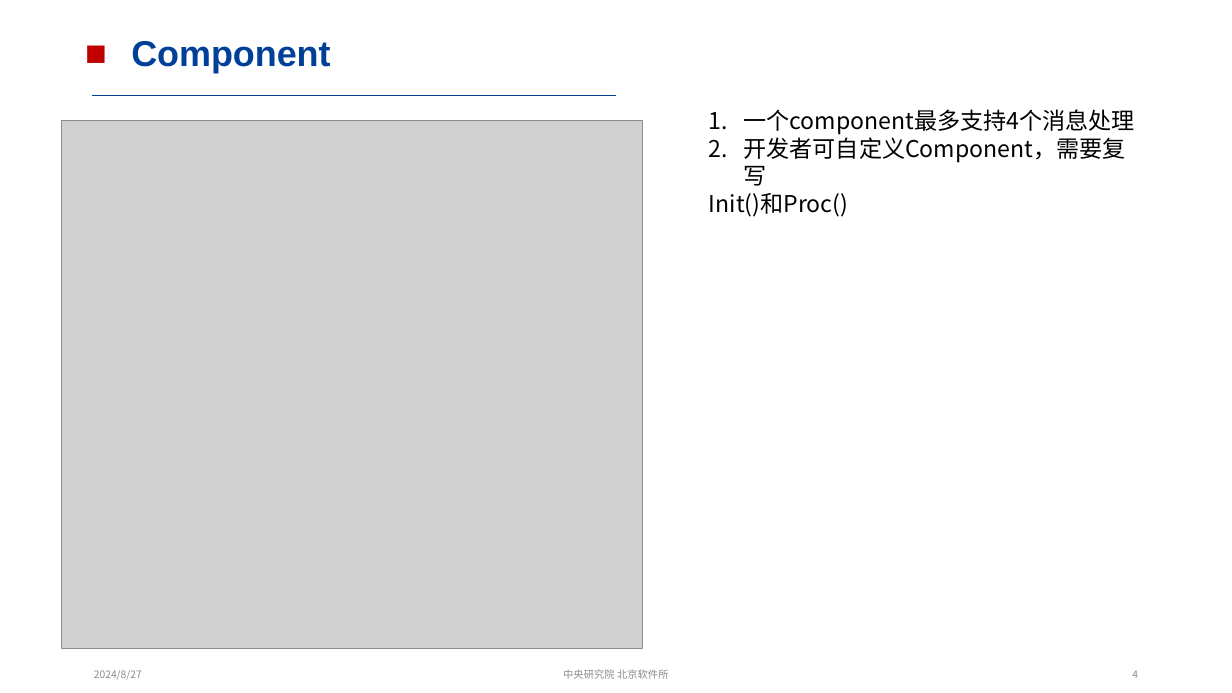
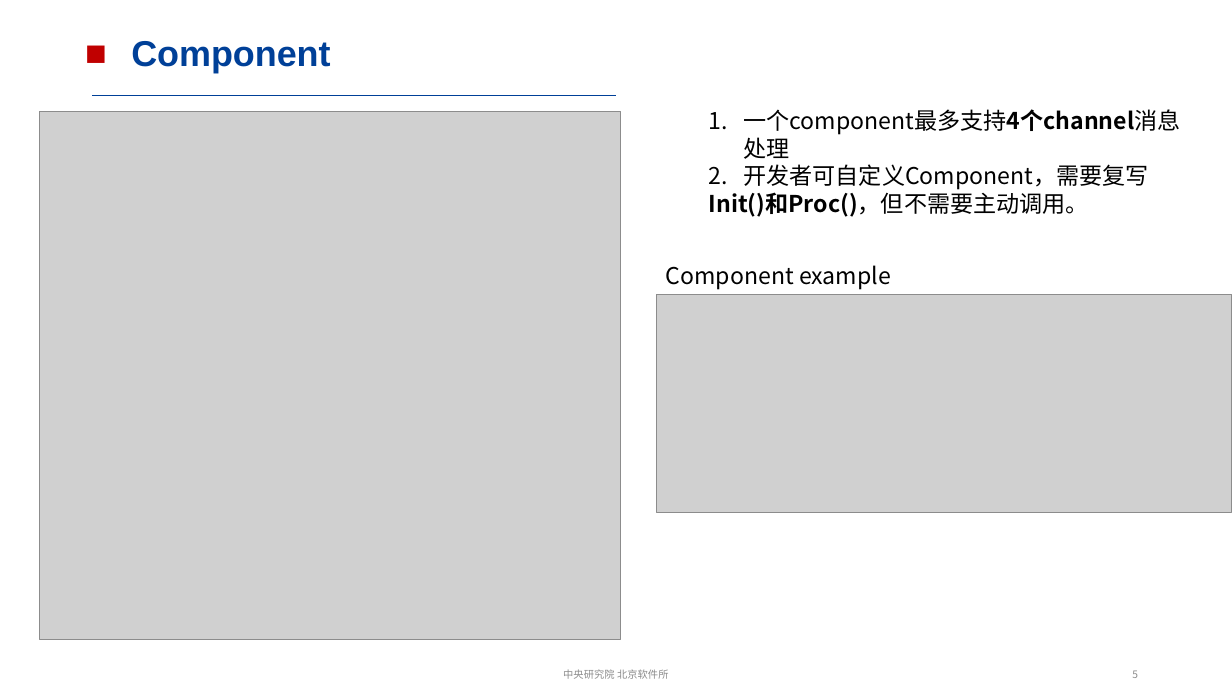
Before and after one commit to CXJ123-ai/-, a slide deck: slide 5 of CyberRT与cyclonedds通信.pptx (slide 4 before the commit). Drawn at 1232x693 pixels with LibreOffice and Linux fonts; fonts in the diff are those of the drawing; grey boxes stand for pictures. Boxes give left, top, right and bottom in pixels: in the first picture for what was removed or moved away, otherwise in the second. Text is boxed around its words. In the diff, an @@ line names an element or a change of style, - is before the commit and + after.

```diff
--- a/CyberRT与cyclonedds通信.pptx
+++ b/CyberRT与cyclonedds通信.pptx
@@ picture: place and size @@
-picture at (61, 120, 642, 649)
+picture at (40, 111, 621, 640)
@@ text at (743, 109, 1180, 135): text changed @@
-1. 一个component最多支持4个消息处理
+1. 一个component最多支持4个channel消息处理
@@ text at (709, 189, 1089, 217): text changed; bold on @@
-Init()和Proc()
+Init()和Proc()，但不需要主动调用。
@@ text added at (666, 265, 891, 290), 18 pt, text #000000 @@
+Component example
@@ picture added at (657, 294, 1232, 512) @@
@@ text removed at (94, 670, 142, 680) @@
-2024/8/27
@@ page number at (1132, 670, 1138, 678): text changed @@
-4
+5
```
Also in this commit, not shown: 15 other slides changed, 9 slides added, 1 slide removed.
